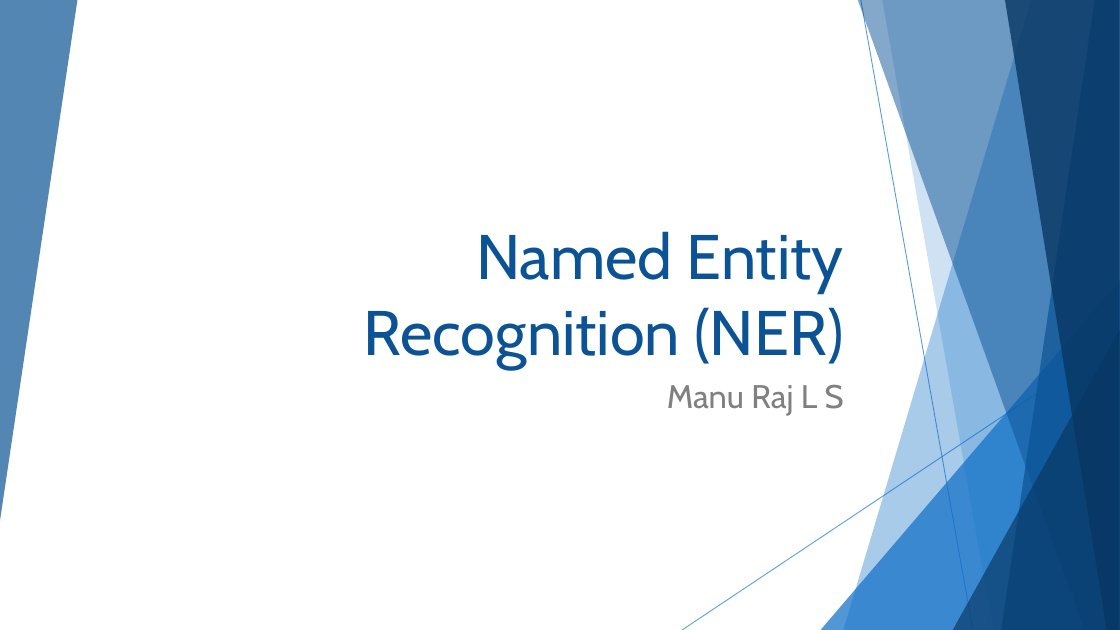
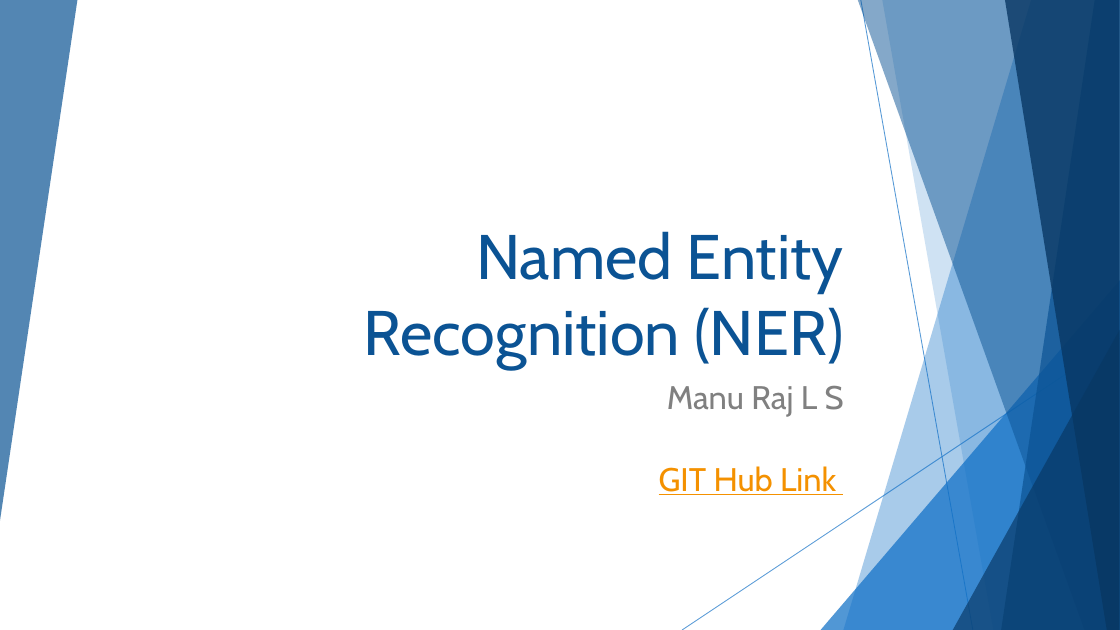
Before and after one commit to manurajls/Data-AI, a slide deck: slide 1 of IIT Roorkee_Cloudxlab_Capstone Project_NER -LSTM/Capstone_project_presentation.pptx. Drawn at 1120x630 pixels with LibreOffice and Linux fonts; fonts in the diff are those of the drawing. Boxes give left, top, right and bottom in pixels: in the first picture for what was removed or moved away, otherwise in the second. Text is boxed around its words. In the diff, an @@ line names an element or a change of style, - is before the commit and + after.

Commit message:
Added Git Hub link

```diff
--- a/IIT Roorkee_Cloudxlab_Capstone Project_NER -LSTM/Capstone_project_presentation.pptx
+++ b/IIT Roorkee_Cloudxlab_Capstone Project_NER -LSTM/Capstone_project_presentation.pptx
@@ text added at bbox=[659, 466, 836, 495], 28 pt, text #F49100, underline @@
+GIT Hub Link
```
